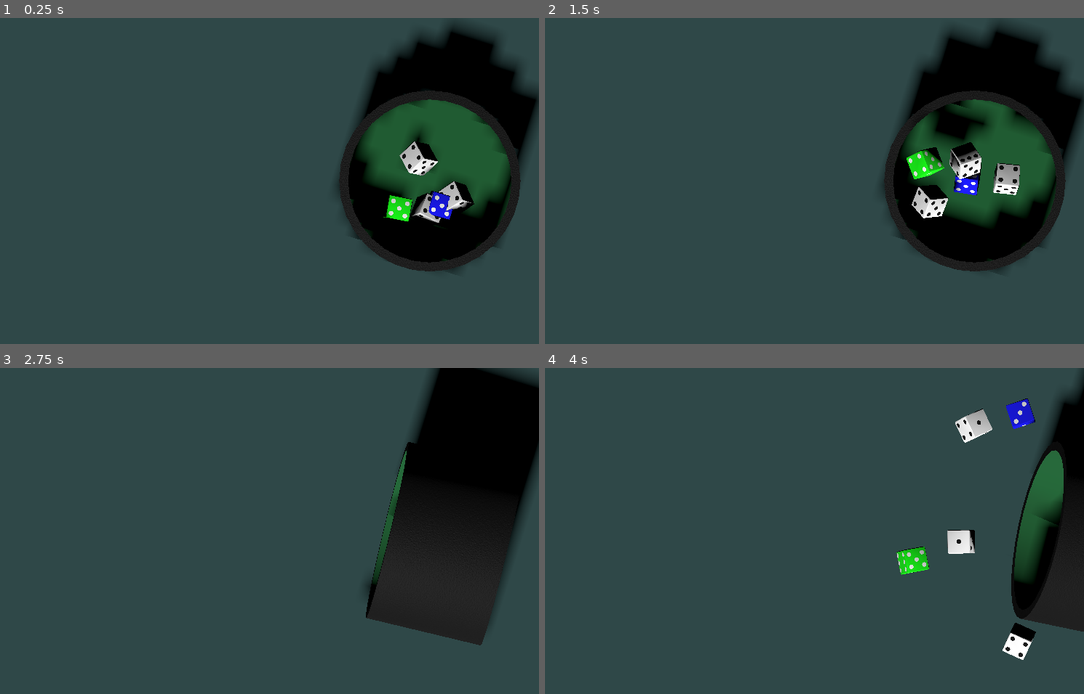
Above: before the commit, frames 1-4 (two rows, left to right).
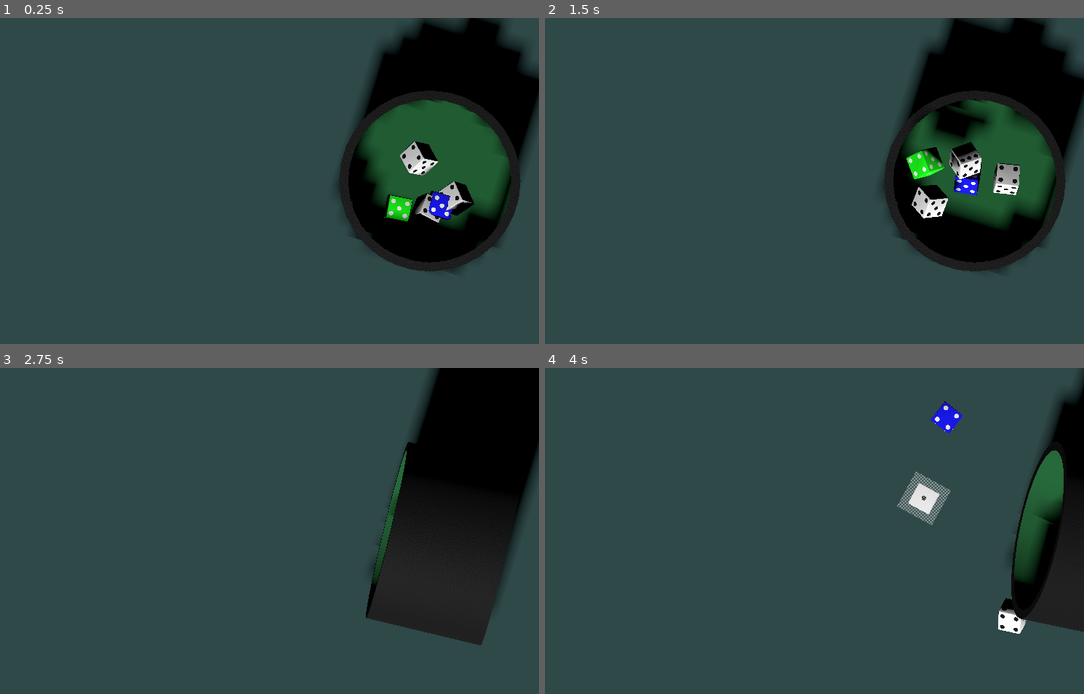
Above: after the commit, the same moments.

Repository: SangHyung-Jung/ColorDiceRollGame
Game: Godot game, scene res://placeholder.tscn
The game is run twice, just before and just after one commit, with the same random seed, the same clock (stepped at 60 frames per second) and the same inputs.
Inputs (mouse positions are in pixels of both pictures, inside the frame that each line leads up to):
- Up to frame 1 (0.25 s): no input
- Up to frame 2 (1.5 s): tap Enter at 0.5 s; move the mouse to (922, 164) at 0.52 s; tap C at 0.6, 1.35 s; click (922, 164) at 0.67 s; tap Space at 1.25 s; move the mouse to (679, 197) at 1.27 s; click (679, 197) at 1.42 s
- Up to frame 3 (2.75 s): move the mouse to (307, 459) at 2.02 s; tap C at 2.1 s; click (307, 459) at 2.17 s
- Up to frame 4 (4 s): move the mouse to (765, 596) at 2.77 s; tap C at 2.85, 3.6 s; click (765, 596) at 2.92 s; move the mouse to (965, 579) at 3.52 s; click (965, 579) at 3.67 s

The runs differ from the first frame. In frame 1, 3.1% of the frame differs, in the area x 65-100%, y 0-75%; in frame 2, 2.5%; in frame 3, 0.3%; in frame 4, 3.3%, in the area x 65-95%, y 9-90%.

Commit message:
modify cup collision

Diff:
--- a/cup.tscn
+++ b/cup.tscn
@@ -75,17 +75,23 @@
 visible = false
 use_collision = true
 
-[node name="CollisionOuter" type="CSGCylinder3D" parent="PhysicsBody/CollisionMesh"]
-transform = Transform3D(1, 0, 0, 0, 1, 0, 0, 0, 1, 0, -2.5, 0)
-radius = 7.0
-height = 7.0
+[node name="CupBottom" type="CSGCylinder3D" parent="PhysicsBody/CollisionMesh"]
+transform = Transform3D(1, 0, 0, 0, 1, 0, 0, 0, 1, 0, -4.5, 0)
+radius = 4.2
+height = 1.0
 sides = 16
 
-[node name="CollisionInner" type="CSGCylinder3D" parent="PhysicsBody/CollisionMesh"]
-transform = Transform3D(1, 0, 0, 0, 1, 0, 0, 0, 1, 0, -0.5, 0)
+[node name="CupOuterWall" type="CSGCylinder3D" parent="PhysicsBody/CollisionMesh"]
+transform = Transform3D(1, 0, 0, 0, 1, 0, 0, 0, 1, 0, -2, 0)
+radius = 4.5
+height = 5.0
+sides = 16
+
+[node name="CupInnerSpace" type="CSGCylinder3D" parent="PhysicsBody/CollisionMesh"]
+transform = Transform3D(1, 0, 0, 0, 1, 0, 0, 0, 1, 0, -1.5, 0)
 operation = 2
 radius = 4.0
-height = 6.5
+height = 4.0
 sides = 16
 
 [node name="InsideArea" type="Area3D" parent="PhysicsBody"]
--- a/scripts/utils/constants.gd
+++ b/scripts/utils/constants.gd
@@ -37,7 +37,7 @@
 const FLOOR_COLOR := Color.DARK_SLATE_GRAY  # 바닥 색상
 
 # === 주사위 컵 설정 ===
-const CUP_POSITION := Vector3(10, 6, 0)  # 컵 배치 위치
+const CUP_POSITION := Vector3(10, 7, 0)  # 컵 배치 위치
 const CUP_SPAWN_HEIGHT := 3.0  # 주사위 생성 높이
 const CUP_SPAWN_RADIUS := 2.0  # 컵 내부 주사위 생성 반경
 
